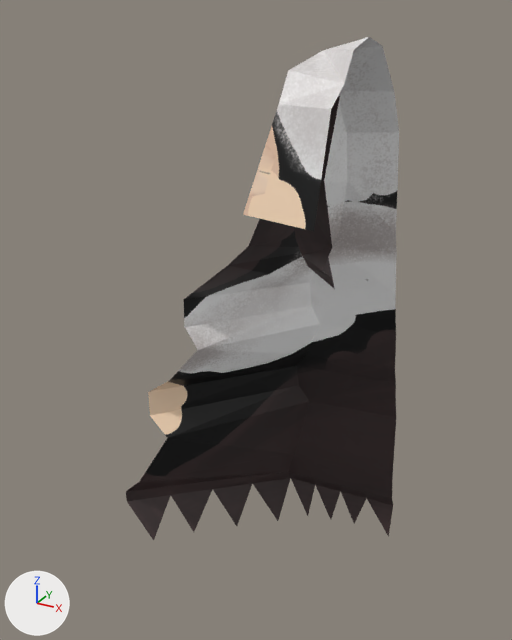
Two versions of the COLLADA model sandbox/teiri.dae, one commit apart.
Before and after are seen from a 50 mm camera at (1.35, -3.62, 3.89) aimed at (-0.74, 0.17, 1.99). The axes (+X, +Y, +Z) are drawn at lower left. The lights are the same throughout.
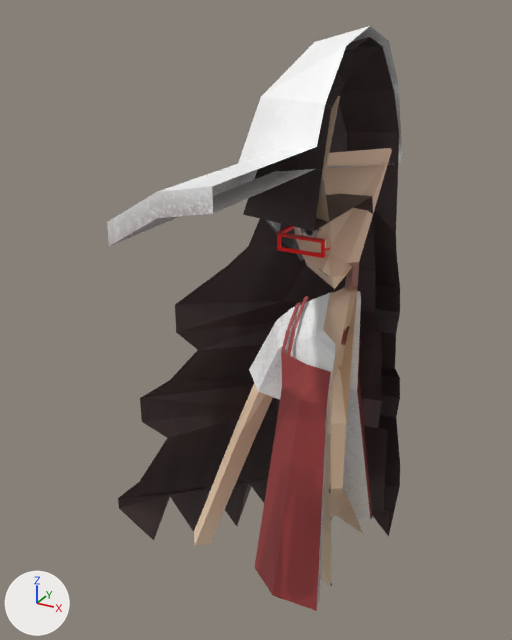
Commit message: update sandbox/teiri.dae

What the commit changed:
me_plane is used by ob_plane; location (0.001, 0.0, 3.009).
me_plane had 84 vertices, 100 faces and spanned x -1.85..0.0, y -0.6..1.25, z -3.3..0.75.
me_plane now has 318 vertices, 499 faces and spans x -1.85..0.0, y -1.5..1.4, z -3.3..0.8.
me_plane part 1: a new loose piece of 39 vertices spanning x -0.65..0.0, y -0.37..0.7, z -2.75..-0.7, in mat_material (picture img_tmp0116_tex_png).
me_plane part 2: a new loose piece of 34 vertices spanning x -0.7..0.0, y -0.32..0.66, z -2.75..-0.65, in mat_material (picture img_tmp0116_tex_png).
me_plane part 3: a new loose piece of 32 vertices spanning x -0.3..0.0, y -0.4..0.0, z -0.3..-0.2, in mat_material (picture img_tmp0116_tex_png).
me_plane part 4: a new loose piece of 27 vertices spanning x -0.62..0.0, y -1.5..0.68, z 0.0..0.8, in mat_material (picture img_tmp0116_tex_png).
Part 5, on me_plane:
14 vertices in x -0.93..0.0, y 0.7..1.25, z -3.0..-0.9 move by (0.0, 0.1, 0.0).
6 vertices in x -1.85..-1.2, y 0.0, z -2.8..-0.9 move by (0.0, -0.1, 0.0).
3 vertices move from x -0.3..0.0, y -0.3..1.2, z -2.9..0.6 to x -0.3..0.0, y -0.3..1.4, z -2.9..0.55.
96 vertices are added at x -1.62..0.0, y -0.28..1.15, z -3.0..0.12.
6 new vertices lie (0.0, 0.1, -0.1) away from vertices in x -0.6..-0.3, y -0.2..0.25, z -0.35..0.1.
201 new faces join them.
me_plane part 6: 100 kept faces spanning x -1.85..0.0, y -0.6..1.4, z -3.3..0.75 get new texture (UV) coordinates.

What differs and where, as boxes (x1, y1, x2, y2) in the pictures (512 x 640 px):
'Plane', reshaped (8% wider, 16% taller): before (126, 37, 399, 540); after (107, 26, 402, 611)
part 1 of me_plane, added (brown): after (254, 296, 372, 611)
part 2 of me_plane, added: after (249, 291, 371, 606)
part 3 of me_plane, added (red): after (277, 226, 330, 258)
part 4 of me_plane, added: after (107, 26, 402, 246)
part 5 of me_plane, built on: after (118, 148, 392, 586)
part 6 of me_plane, surface changed (grey to black): before (126, 37, 399, 540); after (243, 37, 400, 533)
